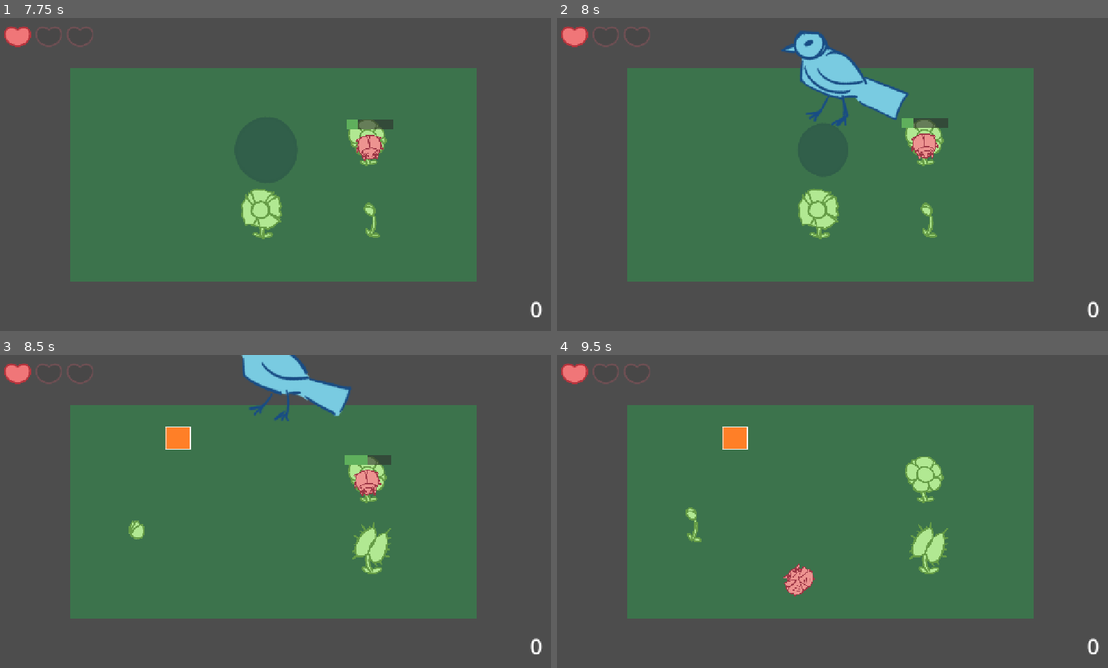
Above: before the commit, frames 1-4 (two rows, left to right).
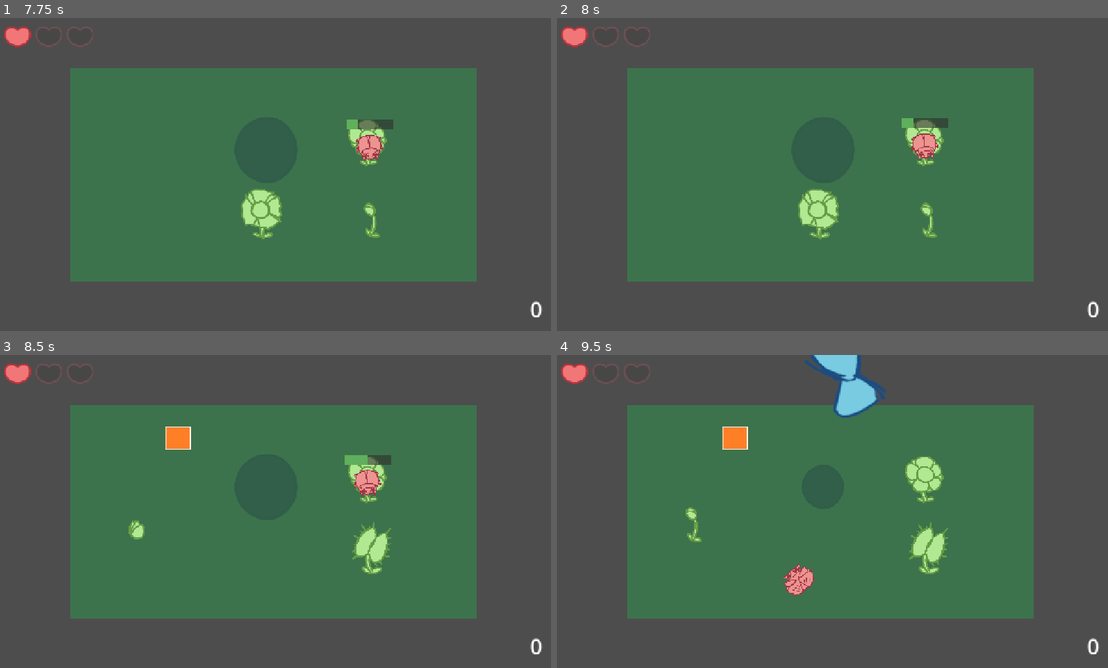
Above: after the commit, the same moments.

Repository: marikadu/FlowerBug
Game: Godot game, scene res://main.tscn
Same seed, same stepped clock (60 frames per second), same inputs: the game is played once before the commit and once after it. The engine's default icon, where the game draws it, is replaced by a stand-in: a white triangle on a blue panel in a dark square.
Inputs (mouse positions are in pixels of both pictures, inside the frame that each line leads up to):
- Up to frame 1 (7.75 s): tap Enter at 0.5, 5 s; move the mouse to (396, 158) at 0.52 s; click (396, 158) at 0.6 s; move the mouse to (159, 190) at 1.27 s; click (159, 190) at 1.35 s; move the mouse to (330, 105) at 2.02 s; right-click (330, 105) at 2.1 s; click (330, 105) at 2.3 s; move the mouse to (247, 237) at 2.77 s; click (247, 237) at 2.85 s; tap Space at 3.5 s; move the mouse to (440, 221) at 3.52 s; click (440, 221) at 3.6 s; move the mouse to (104, 127) at 4.27 s; right-click (104, 127) at 4.35 s; click (104, 127) at 4.55 s; move the mouse to (303, 174) at 5.02 s; click (303, 174) at 5.1 s; move the mouse to (187, 96) at 5.77 s; click (187, 96) at 5.85 s; move the mouse to (396, 158) at 6.52 s; right-click (396, 158) at 6.6 s; click (396, 158) at 6.8 s; move the mouse to (159, 190) at 7.27 s; click (159, 190) at 7.35 s
- Up to frame 2 (8 s): no input
- Up to frame 3 (8.5 s): move the mouse to (330, 442) at 8.02 s; click (330, 442) at 8.1 s
- Up to frame 4 (9.5 s): move the mouse to (804, 574) at 8.77 s; right-click (804, 574) at 8.85 s; click (804, 574) at 9.05 s

Frame 1 is identical in both runs. In frame 2, 2.7% of the frame differs, in the area x 40-64%, y 4-35%; in frame 3, 2.1%; in frame 4, 1.5%.

Commit message:
fixed bird bug

Diff:
--- a/enemy/enemy.gd
+++ b/enemy/enemy.gd
@@ -100,6 +100,7 @@
 	if not caught_bug_bool:
 		bird_sprite.play("not_caught")
 		await get_tree().create_timer(1.7).timeout
+		leaving_scene()
 		# if the bug wasn't detected after landing
 		if not caught_bug_bool:
 			leaving_scene()
@@ -112,7 +113,6 @@
 
 func _on_leaving() -> void:
 	print("leaving, true!")
-	#await get_tree().create_timer(0.3).timeout
 	shadow.play("fly_away")
 	#collision.disabled = true
 	can_detect_player = false
@@ -127,7 +127,7 @@
 func _on_caught_by_a_bird():
 	if Events.is_player_caught:
 		caught_bug_bool = true
-		print("catch player! catch player!")
+		#print("catch player! catch player!")
 		bird_sprite.play("caught")
 		await get_tree().create_timer(0.8).timeout
 
@@ -146,10 +146,12 @@
 
 func leaving_scene():
 	if leaving_count < 1:
-		print("leaving")
-		bird.play("fly_away")
-		Events.cannot_detect_bird.emit()
-		Events.is_player_caught = false # back to false
-		#await get_tree().create_timer(1).timeout
-		emit_signal("leaving")
-		leaving_count += 1
+		if bird_sprite.frame == 3:
+			print("time to leave")
+			print("leaving")
+			bird.play("fly_away")
+			Events.cannot_detect_bird.emit()
+			Events.is_player_caught = false # back to false
+			#await get_tree().create_timer(1).timeout
+			emit_signal("leaving")
+			leaving_count += 1
--- a/player/insect.tscn
+++ b/player/insect.tscn
@@ -125,7 +125,7 @@
 wait_time = 13.0
 
 [node name="VoulnerableTimer" type="Timer" parent="."]
-wait_time = 1.4
+wait_time = 1.1
 
 [node name="EatingBar" type="ProgressBar" parent="."]
 offset_left = -53.0
